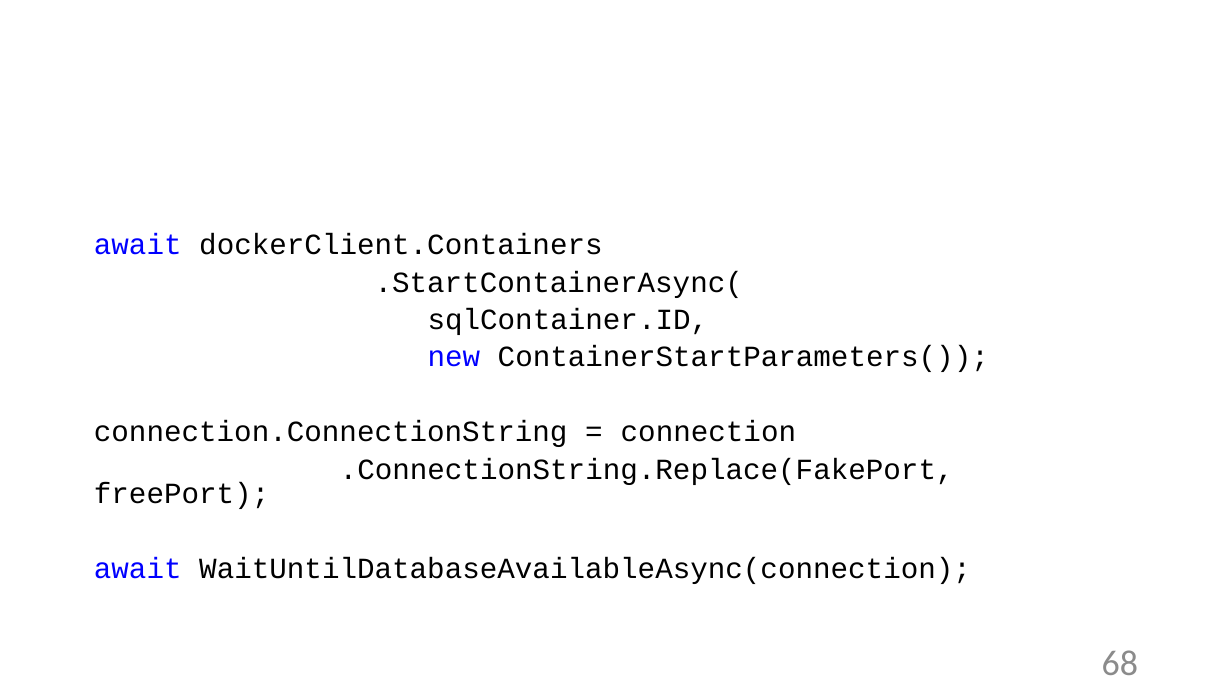
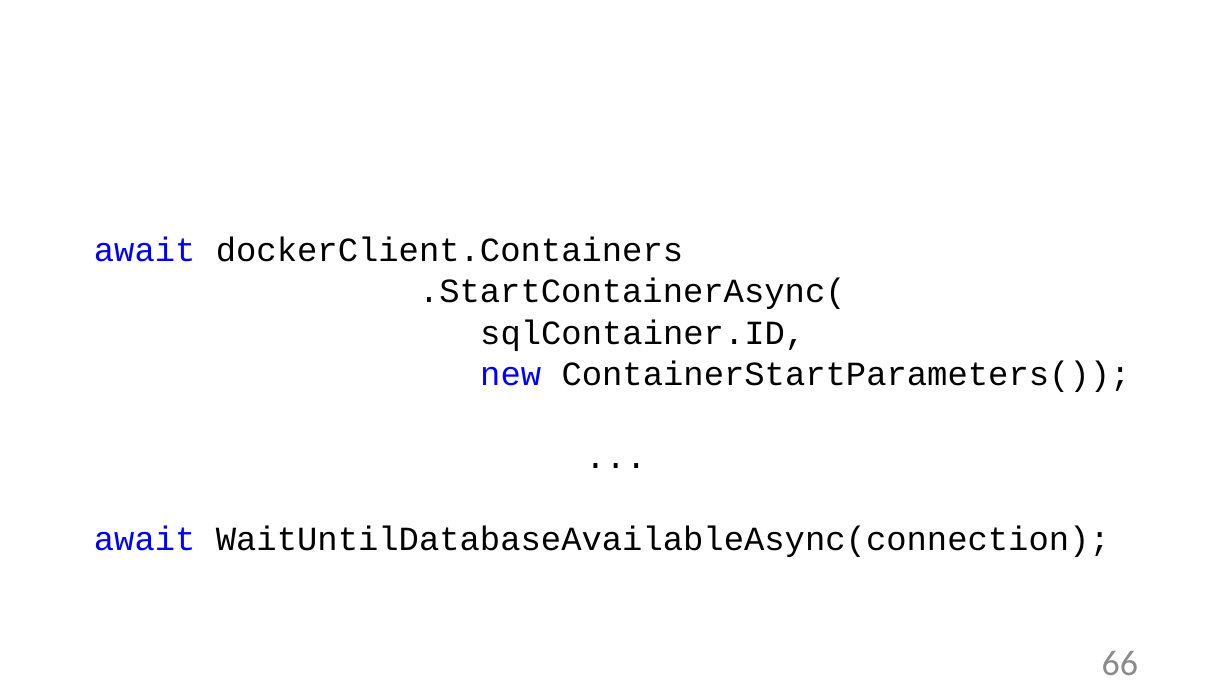
Before and after one commit to Sa1Gur/DbTest.Containers, a slide deck: slide 66 of DbaseTesting.pptx (slide 68 before the commit). Drawn at 1232x693 pixels with LibreOffice and Linux fonts; fonts in the diff are those of the drawing; background and template pictures are left out. Boxes give left, top, right and bottom in pixels: in the first picture for what was removed or moved away, otherwise in the second. Text is boxed around its words. In the diff, an @@ line names an element or a change of style, - is before the commit and + after.

```diff
--- a/DbaseTesting.pptx
+++ b/DbaseTesting.pptx
@@ text at bbox=[94, 236, 1131, 557]: size 22.8 to 26.4 pt @@
@@ text at bbox=[94, 420, 954, 509]: text changed; size 22.8 to 26.4 pt @@
-connection.ConnectionString = connection
-.ConnectionString.Replace(FakePort, freePort);
+...
@@ page number at bbox=[1102, 651, 1138, 675]: text changed @@
-68
+66
```
Also in this commit, not shown: 13 other slides changed, 2 slides removed.
